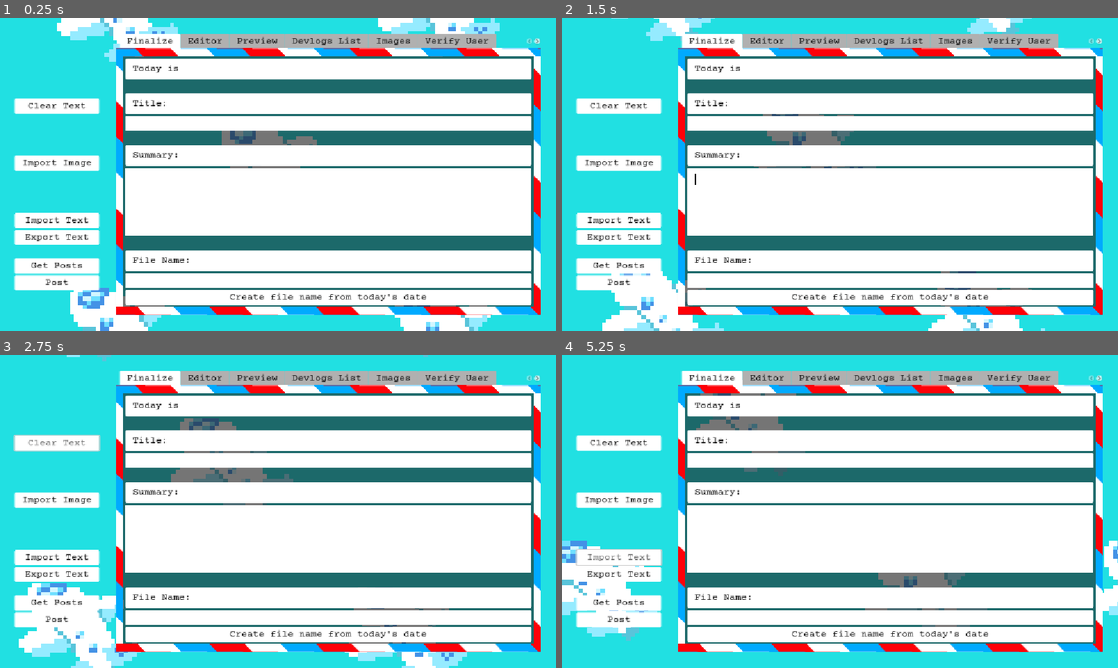
Above: before the commit, frames 1-4 (two rows, left to right).
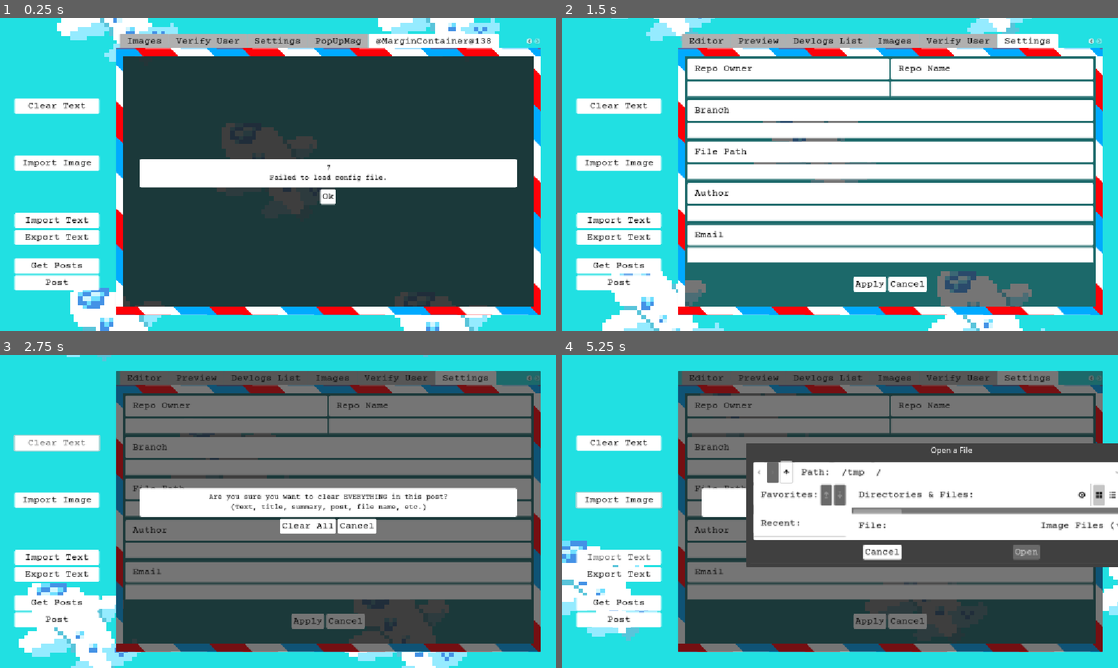
Above: after the commit, the same moments.

Repository: jennyton88/devlogs-maker
Game: Godot game, scene res://scenes/devlogs.tscn
Two runs of this game, one before a commit and one after it. Both use one fixed random seed, a clock stepped at 60 frames per second and the inputs below.
Inputs (mouse positions are in pixels of both pictures, inside the frame that each line leads up to):
- Up to frame 1 (0.25 s): no input
- Up to frame 2 (1.5 s): click (890, 196) at 0.5 s, where only the run after the commit has a clickable "Ok"; click (890, 196) at 1.25 s, where only the run after the commit has a clickable "Ok"
- Up to frame 3 (2.75 s): click "Clear Text" at 2 s
- Up to frame 4 (5.25 s): click "Import Image" at 2.75 s; click (784, 473) at 3.52 s; click (784, 473) at 4.27 s; click "Import Text" at 5 s

The runs differ from the first frame. In frame 1, 55% of the frame differs, in the area x 21-98%, y 5-93%; in frame 2, 26%; in frame 3, 62%, in the area x 20-98%, y 5-95%; in frame 4, 58%.
Error before the commit: Parse Error: Identifier "create_error_popup" not declared in the current scope. (res://scripts/devlogs.gd:56)

Commit message:
edit post methods in devlogs to reflect changes in requests class, create the popup from here, fix method name from create to build

Diff:
--- a/scripts/devlogs.gd
+++ b/scripts/devlogs.gd
@@ -53,16 +53,17 @@
 		return;
 
 	var post_request = Requests.new();
-	if (!post_request.create_error_popup.is_connected(create_error_popup)):
-		post_request.create_error_popup.connect(create_error_popup);
-
-	post_request.create_post_request(
+
+	var error = post_request.create_post_request(
 		self,
 		post_list.get_edit_ref(),
 		text_preview.get_text(),
 		finalize.get_filename()
 	);
 
+	if (error.has("error")):
+		workspace_container.create_error_popup(error["error"], error["error_type"]);
+
 
 func _on_text_changed_preview(_new_text: String) -> void:
 	update_preview();
@@ -70,10 +71,11 @@
 
 func _on_http_post_completed(result, response_code, _headers, body):
 	var request = Requests.new();
-	if (!request.create_notif_popup.is_connected(create_notif_popup)):
-		request.create_notif_popup.connect(create_notif_popup);
-
-	if (!request.passed_checks(result, response_code)):
+
+	var error = request.process_results(result, response_code);
+
+	if (error.has("error")):
+		workspace_container.create_notif_popup(error["error"]);  # TODO create error popup type
 		return;
 
 	var body_str = body.get_string_from_utf8();
@@ -92,10 +94,11 @@
 			post_list.create_post_info(info["name"], info["download_url"], info["sha"]);
 			post_list.update_directory_file(info["name"], "add");
 			clear_post();
-
-	var msg = request.create_notif_msg("post", response_code, body_str);
+		_:
+			pass;
+
+	var msg = request.build_notif_msg("post", response_code, body_str);
 	workspace_container.create_notif_popup(msg);
-	request.create_notif_popup.disconnect(create_notif_popup);
 
 
 func _on_enable_buttons():
